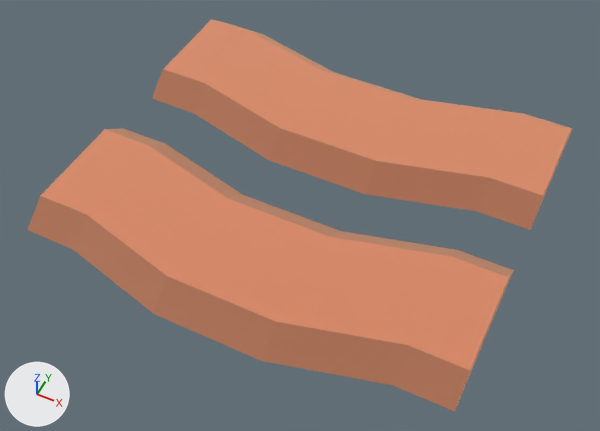
An edit to the glTF model public/assets/kenney/nature/crops_dirtDoubleRow.glb, drawn before and after from the same camera.
Rendered twice from a 50 mm camera at (0.583, -1.247, 1.351) aimed at (0.009, -0.099, -0.083). Every picture has the same lights, and +X, +Y and +Z are marked at lower left. The picture after the commit comes second. Where no turn or scale is listed for an object, it has been applied to the vertices.

In view in the first picture: 'crops_dirtDoubleRow'.
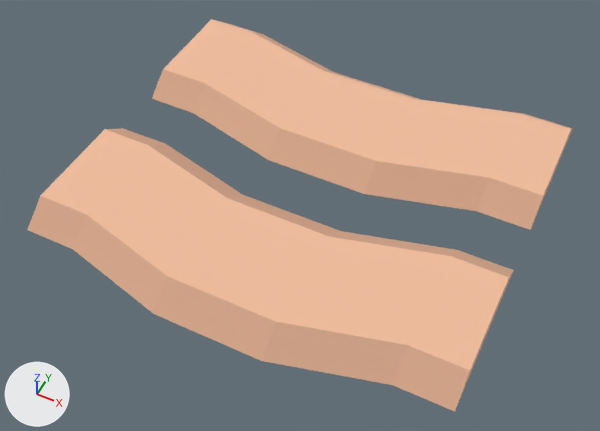
Where the change shows, as pixel boxes (x1, y1, x2, y2) in the pictures (600 x 431 px):
'crops_dirtDoubleRow', surface changed (lighter)
    both: (27, 19, 573, 412)

The edits, one by one:
In material 'dirtDark' (mat_dirtdark), metallic goes from 1.0 to 0.0.
In material 'dirt' (mat_dirt), metallic goes from 1.0 to 0.0.
Object 'tmpParent' (ob_tmpparent) is deleted.
